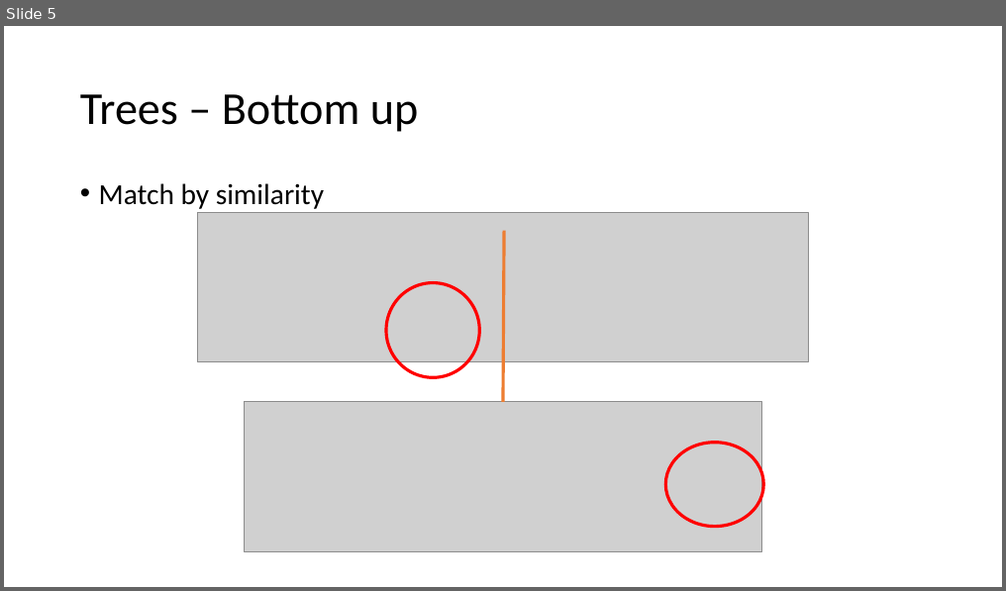
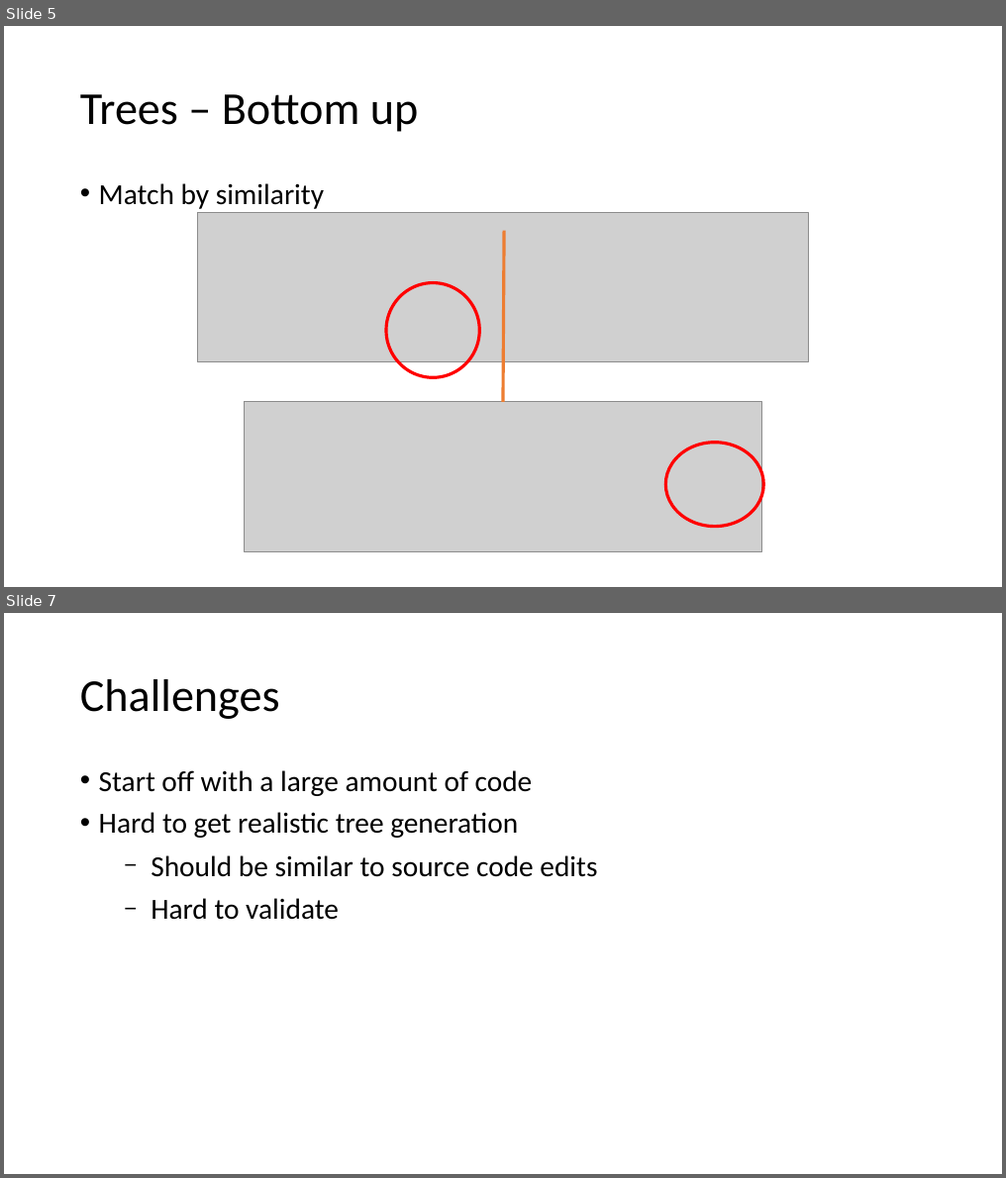
Before and after one commit to BalzGuenat/ParallelGumtree, a slide deck: final_presentation/ParallelGumtree.odp. Shown one above the other, each under a label of ours: slide 5 before the commit, slides 5 and 7 after it; the slides between them are not shown. The pictures are 1006x591 and 1006x1178 pixels, drawn with LibreOffice and Linux fonts; fonts in the diff are those of the drawing; grey boxes stand for pictures. Boxes give left, top, right and bottom in pixels: in the first picture for what was removed or moved away, otherwise in the second. Text is boxed around its words. In the diff, an @@ line names an element or a change of style, - is before the commit and + after.

```diff
--- a/final_presentation/ParallelGumtree.odp
+++ b/final_presentation/ParallelGumtree.odp
@@ slide 7 added at (4,613,1002,1174), background #FFFFFF @@
@@ title added at (80,679,280,719), 44 pt, text #000000 @@
+Challenges
@@ text added at (99,770,597,920), 28 pt, text #000000 @@
+• Start off with a large amount of code
+• Hard to get realistic tree generation
+  − Should be similar to source code edits
+  − Hard to validate
```
Also in this commit, not shown: 1 slide changed, 4 other slides added, 3 slides removed, 1 other file.
